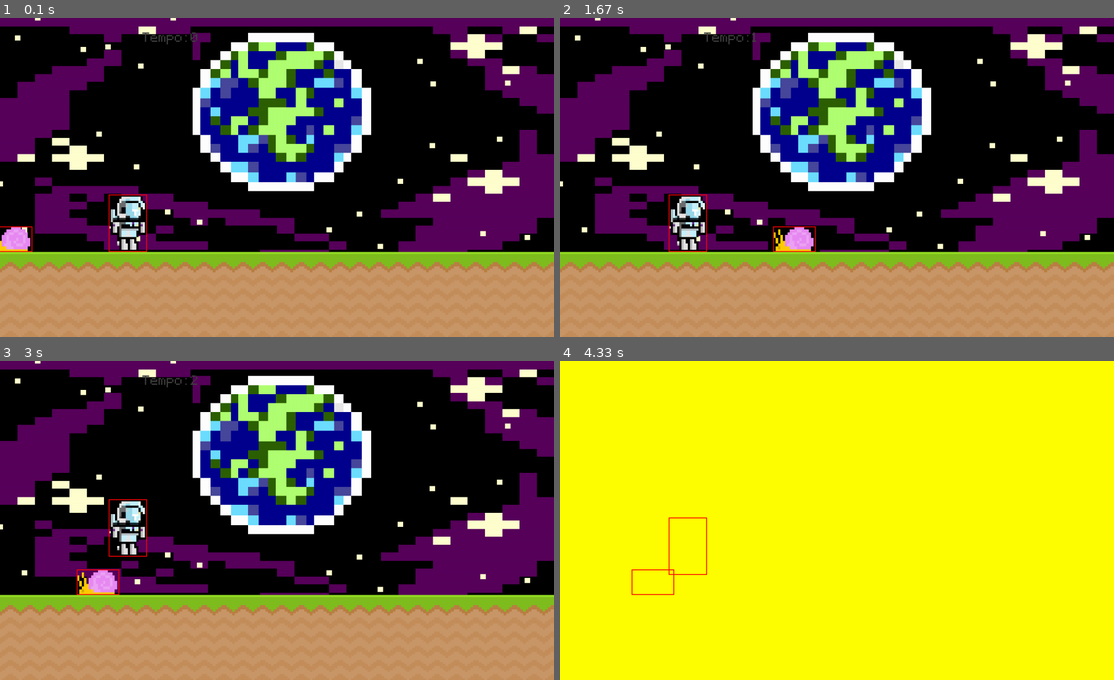
Above: before the commit, frames 1-4 (two rows, left to right).
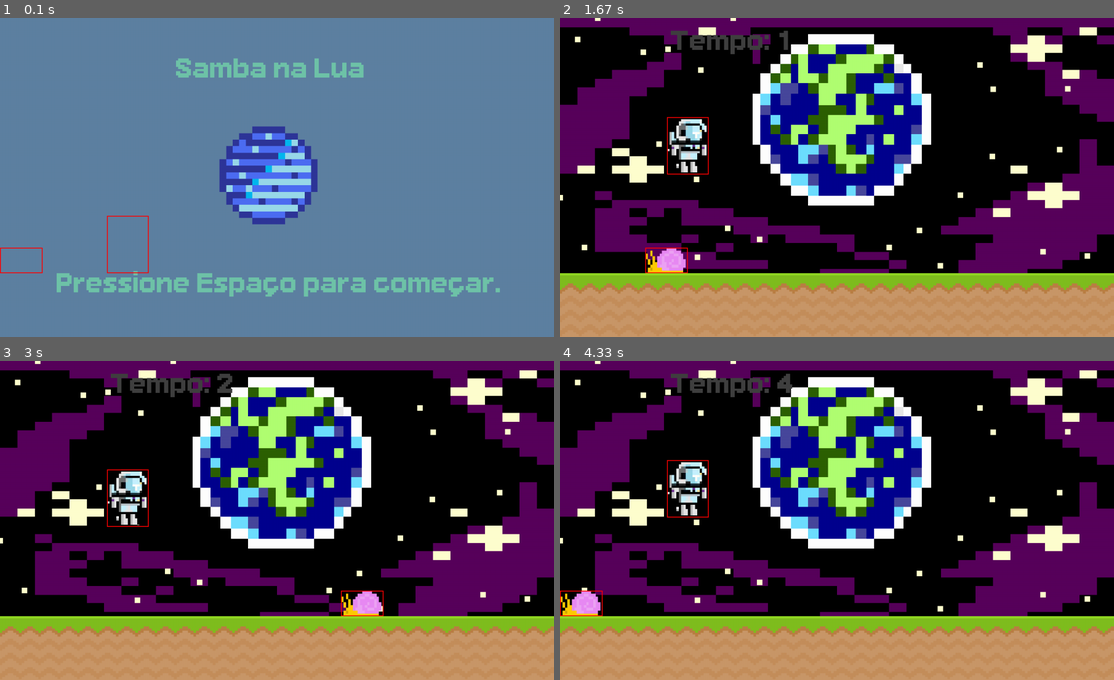
Above: after the commit, the same moments.

Repository: Guiabg/Pygame
Game: pygame game, started from Pygame-main/Game/sambanalua.py
Same seed, same stepped clock (60 frames per second), same inputs: the game is played once before the commit and once after it.
Inputs (mouse positions are in pixels of both pictures, inside the frame that each line leads up to):
- Up to frame 1 (0.1 s): no input
- Up to frame 2 (1.67 s): tap Space at 0.33 s; press the mouse at (687, 244) at 0.7 s; move the mouse to (665, 257) at 0.8 s; release the mouse at (643, 270) at 0.93 s
- Up to frame 3 (3 s): tap Space at 2 s
- Up to frame 4 (4.33 s): press the mouse at (687, 587) at 3.37 s; move the mouse to (704, 568) at 3.47 s; release the mouse at (720, 546) at 3.6 s

The runs differ from the first frame. In frame 1, 100% of the frame differs, in the area x 0-100%, y 0-100%; in frame 2, 33%; in frame 3, 33%; in frame 4, 100%.

Commit message:
Melhora da tela de game over e fonte de texto

Diff:
--- a/Pygame-main/Game/sambanalua.py
+++ b/Pygame-main/Game/sambanalua.py
@@ -1,11 +1,13 @@
+# -*- coding: utf-8 -*-
+
 # Bibliotecas
 import pygame
-
 from sys import exit
 
+#Pontuação
 def display_score():
     current_time = int (pygame.time.get_ticks() / 1000) - start_time
-    score_surf = fonte_teste.render(f'Tempo: {current_time}', False, (64,64,64))
+    score_surf = fonte_texto.render(f'Tempo: {current_time}', False, (64,64,64))
     score_rect = score_surf.get_rect(center = (400,50))
     screen.blit(score_surf, score_rect)
 
@@ -14,8 +16,8 @@
 screen = pygame.display.set_mode((1300,750))
 pygame.display.set_caption('Samba na Lua')
 clock = pygame.time.Clock()
-fonte_teste = pygame.font.Font('Pygame-main\\font\\Pixeltype.ttf', 50)
-jogo_ativo = True
+fonte_texto = pygame.font.Font('Pygame-main\\font\\ari-w9500-display.ttf', 55)
+jogo_ativo = False
 start_time = 0
 
 
@@ -25,20 +27,28 @@
 space_surf = pygame.image.load('Pygame-main\sprites\space.png').convert()
 ground_surf = pygame.image.load('Pygame-main\graphics\ground.png').convert()
 snail_surf = pygame.image.load('Pygame-main\graphics\snail\snail1.png').convert_alpha()
-#text_score_surf = fonte_teste.render('Teste.', False, (64,64,64))
+#text_score_surf = fonte_texto.render('Teste.', False, (64,64,64))
 astro_surf = pygame.image.load('Pygame-main\\sprites\\spr_1.png').convert_alpha()
+planeta = pygame.image.load('Pygame-main\sprites\Objetos\planeta.png').convert_alpha()
 
 #Imagens rescalionadas
-astro_big = pygame.transform.scale(astro_surf, (90,135)).convert_alpha()
-space_big = pygame.transform.scale(space_surf, (1300,600)).convert()
-ground_big = pygame.transform.scale(ground_surf, (1300,200)).convert()
-snail_big = pygame.transform.scale(snail_surf, (100,60)).convert_alpha()
+astro_big = pygame.transform.scale(astro_surf, (98,135))
+space_big = pygame.transform.scale(space_surf, (1300,650))
+ground_big = pygame.transform.scale(ground_surf, (1300,200))
+snail_big = pygame.transform.scale(snail_surf, (100,60))
+planeta= pygame.transform.scale(planeta, (230,230))
 
 #Posições e colisões
 snail_x_pos = 600
 #score_rect = text_score_surf.get_rect(center = (650, 50))
-snail_rect = snail_big.get_rect(bottomright = (100,550))
-astro_rect = astro_big.get_rect(midbottom = (300,550))
+snail_rect = snail_big.get_rect(bottomright = (100,600))
+astro_rect = astro_big.get_rect(midbottom = (300,600))
+planeta_rect = planeta.get_rect(center = (630,370))
+
+nome_jogo = fonte_texto.render('Samba na Lua', False, (111,196,169))
+nome_jogo_rect = nome_jogo.get_rect(center = (630,115))
+mensagem_jogo = fonte_texto.render('Pressione Espaço para começar.', False, (111,196,169))
+mensagem_jogo_rect = mensagem_jogo.get_rect(center = (650,620))
 
 #Gravidade
 astro_grav = 0
@@ -51,16 +61,16 @@
             exit()
         if jogo_ativo:
             if event.type == pygame.MOUSEBUTTONDOWN:
-                if astro_rect.collidepoint(event.pos) and astro_rect.bottom >=550:
-                    astro_grav = -17
+                if astro_rect.collidepoint(event.pos) and astro_rect.bottom >=600:
+                    astro_grav = -19
             '''if event.type == pygame.MOUSEBUTTONDOWN:
                 print('Mouse down')
             if event.type == pygame.MOUSEBUTTONUP:
                 print('Mouse up')'''
             #Controles
             if event.type == pygame.KEYDOWN:
-                if event.key == pygame.K_SPACE and astro_rect.bottom >=550:
-                    astro_grav = -17
+                if event.key == pygame.K_SPACE and astro_rect.bottom >=600:
+                    astro_grav = -19
         else:
             if event.type == pygame.KEYDOWN and event.key == pygame.K_SPACE:
                 jogo_ativo = True
@@ -71,7 +81,7 @@
 
         #Camadas
         screen.blit(space_big,(0,0))
-        screen.blit(ground_big,(0,550))
+        screen.blit(ground_big,(0,600))
         #pygame.draw.rect(screen, '#c0e8ec', score_rect)
         #pygame.draw.rect(screen, '#c0e8ec', score_rect,10)
         #pygame.draw.ellipse(screen, 'Brown', pygame.Rect(50,200,100,100)) - Para criar círculos ou elípses.
@@ -81,8 +91,8 @@
         display_score()
         """snail_x_pos-=4
         if snail_x_pos <-100: snail_x_pos = 800"""
-        snail_rect.x -= 4
-        if snail_rect.right <=0: snail_rect.left = 800
+        snail_rect.x -= 10
+        if snail_rect.right <=0: snail_rect.left = 1300
 
         screen.blit(snail_big,snail_rect)
         # print(player_rectangle.left) para ver a posição da linha de certo lado do retângulo.
@@ -91,16 +101,17 @@
         #Astronauta
         astro_grav +=0.5
         astro_rect.y += astro_grav
-        if astro_rect.bottom >=550:
-            astro_rect.bottom = 550
+        if astro_rect.bottom >=600:
+            astro_rect.bottom = 600
         screen.blit(astro_big, astro_rect)
         if snail_rect.colliderect(astro_rect):
             jogo_ativo = False
-
     #Menu
     else:
-        screen.fill('Yellow')
-
+        screen.fill((94,129,162))
+        screen.blit(planeta, planeta_rect)
+        screen.blit(nome_jogo, nome_jogo_rect)
+        screen.blit(mensagem_jogo, mensagem_jogo_rect)
 
     #Teste de colisão
     # print(player_rectangle.colliderect(snail_rectangle)) para checar colisão entre dois objetos.
@@ -112,5 +123,8 @@
     if astro_rect.collidepoint((mouse_pos)):
         print(pygame.mouse.get_pressed())"""
 
+    #Tecla de atalho para sair
+
+
     pygame.display.update()
     clock.tick(60)
Binary file added: Pygame-main/font/ari-w9500-display.ttf
